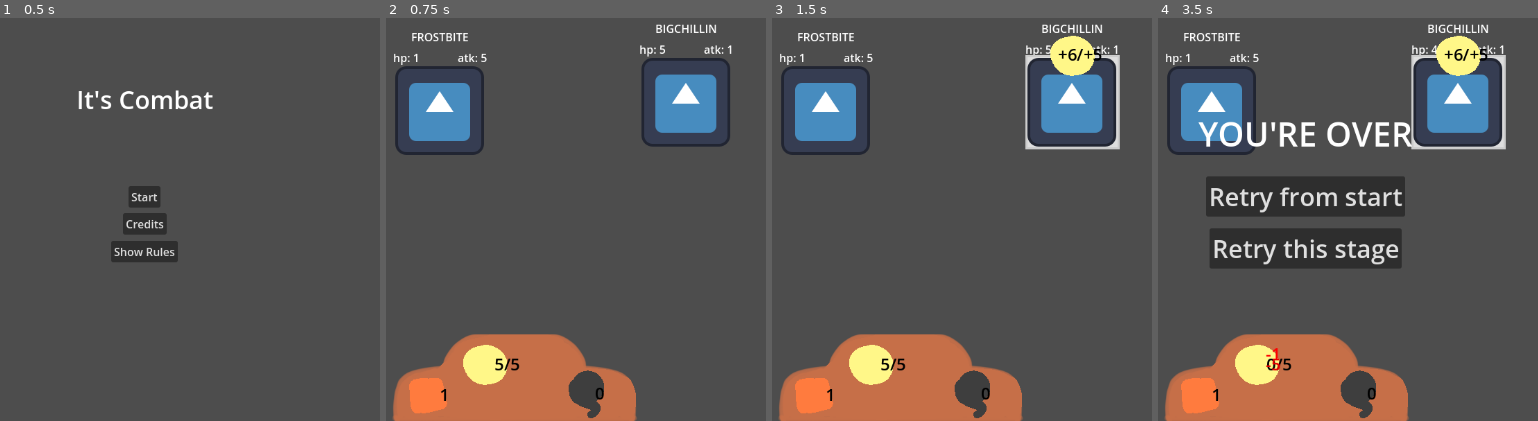
Above: before the commit, frames 1-4 (left to right).
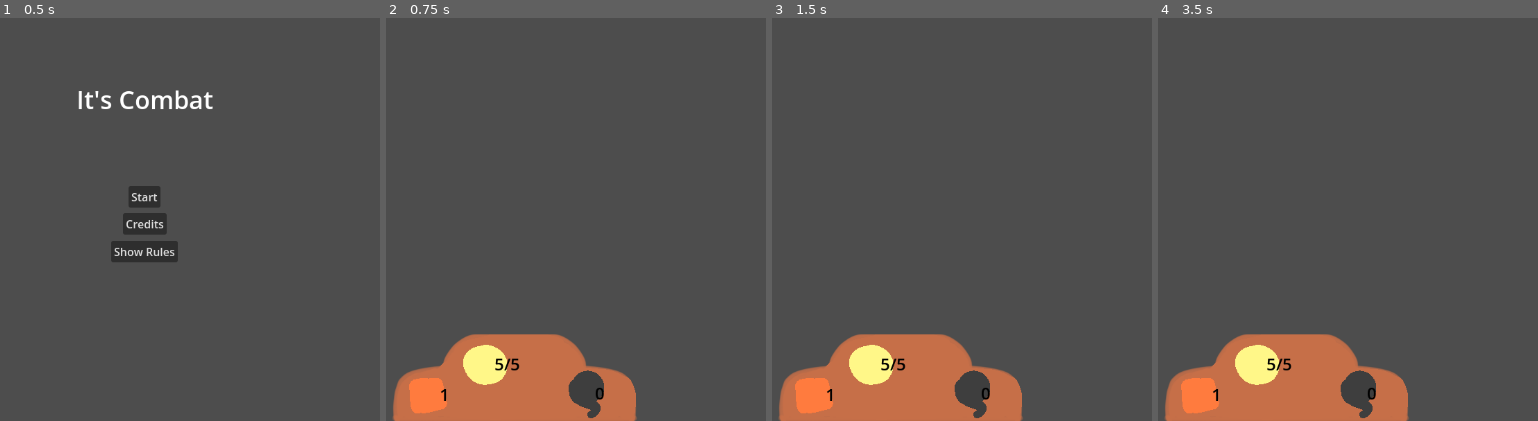
Above: after the commit, the same moments.

Repository: alex-mike-mark-again/godot-combat
Game: Godot game, scene res://main_menu.tscn
Same seed, same stepped clock (60 frames per second), same inputs: the game is played once before the commit and once after it. The engine's default icon, where the game draws it, is replaced by a stand-in: a white triangle on a blue panel in a dark square.
Inputs (mouse positions are in pixels of both pictures, inside the frame that each line leads up to):
- Up to frame 1 (0.5 s): no input
- Up to frame 2 (0.75 s): click "Start" at 0.5 s
- Up to frame 3 (1.5 s): click (1072, 102) at 1.27 s
- Up to frame 4 (3.5 s): click (1458, 102) at 2.02 s; click (1458, 86) at 2.77 s

Frame 1 is identical in both runs. In frame 2, 6.6% of the frame differs, in the area x 2-92%, y 1-34%; in frame 3, 8.2%; in frame 4, 19%, in the area x 2-92%, y 1-88%.
Error after the commit: Attempt to call function 'instantiate' in base 'null instance' on a null instance. (res://battle_manager.gd:84)

Commit message:
adds background to stage 1

Diff:
--- a/troops/stage1b.tscn
+++ b/troops/stage1b.tscn
@@ -1,12 +1,63 @@
-[gd_scene load_steps=3 format=3 uid="uid://5tr7ixvlx0ws"]
+[gd_scene load_steps=11 format=3 uid="uid://5tr7ixvlx0ws"]
 
 [ext_resource type="Script" path="res://troops/troop.gd" id="1_0iy2c"]
+[ext_resource type="PackedScene" uid="uid://cflm1sckvoqrl" path="res://ui/background_layer.tscn" id="2_iyebe"]
 [ext_resource type="PackedScene" uid="uid://d15w3qccq2gc8" path="res://enemies/enemy.tscn" id="2_lx3o8"]
+[ext_resource type="Shader" path="res://ui/background.gdshader" id="3_o8glo"]
+[ext_resource type="Texture2D" uid="uid://ch8dyx6fiqyjh" path="res://sprites/bg_cell_grid.png" id="4_5abss"]
+[ext_resource type="Texture2D" uid="uid://crsqdtsyoglrl" path="res://sprites/bg_windows.png" id="4_eynfx"]
+[ext_resource type="Shader" path="res://ui/zooming.gdshader" id="5_hu13s"]
+
+[sub_resource type="ShaderMaterial" id="ShaderMaterial_dss5q"]
+resource_local_to_scene = true
+shader = ExtResource("3_o8glo")
+shader_parameter/scroll_speed = 0.5
+
+[sub_resource type="ShaderMaterial" id="ShaderMaterial_y4wmp"]
+shader = ExtResource("5_hu13s")
+shader_parameter/u_resolution = Vector2(1152, 648)
+
+[sub_resource type="ShaderMaterial" id="ShaderMaterial_7h1aa"]
+resource_local_to_scene = true
+shader = ExtResource("3_o8glo")
+shader_parameter/scroll_speed = 0.5
 
 [node name="stage1b" type="Control"]
 layout_mode = 3
 anchors_preset = 0
 script = ExtResource("1_0iy2c")
+
+[node name="background" type="Node" parent="."]
+
+[node name="ColorRect" type="ColorRect" parent="background"]
+z_index = -1
+offset_right = 1169.0
+offset_bottom = 657.0
+color = Color(0.32549, 0.360784, 0.662745, 1)
+
+[node name="BackgroundLayer2" parent="background" instance=ExtResource("2_iyebe")]
+material = SubResource("ShaderMaterial_dss5q")
+offset_right = 1148.0
+offset_bottom = 639.0
+texture = ExtResource("4_eynfx")
+scroll_speed = 0.5
+
+[node name="BackgroundLayer" parent="background" instance=ExtResource("2_iyebe")]
+visible = false
+material = SubResource("ShaderMaterial_y4wmp")
+offset_left = 2.0
+offset_top = -1.0
+offset_right = 1153.0
+offset_bottom = 644.0
+texture = ExtResource("4_5abss")
+
+[node name="BackgroundLayer3" parent="background" instance=ExtResource("2_iyebe")]
+modulate = Color(0.321569, 0.34902, 1, 1)
+material = SubResource("ShaderMaterial_7h1aa")
+offset_right = 1165.0
+offset_bottom = 651.0
+texture = ExtResource("4_5abss")
+scroll_speed = -0.1
 
 [node name="enemies" type="Node" parent="."]
 
--- a/troops/stage2b.tscn
+++ b/troops/stage2b.tscn
@@ -28,15 +28,13 @@
 [node name="backgrounds" type="Node" parent="."]
 
 [node name="TextureRect" parent="backgrounds" instance=ExtResource("2_663fn")]
-z_index = -1
-material = SubResource("ShaderMaterial_u2c0e")
+material = SubResource("ShaderMaterial_cuytd")
 offset_right = 1153.0
 offset_bottom = 646.0
 texture = ExtResource("3_y1re3")
 scroll_speed = 0.1
 
 [node name="TextureRect2" parent="backgrounds" instance=ExtResource("2_663fn")]
-z_index = -1
 material = SubResource("ShaderMaterial_0exfn")
 offset_left = 1.0
 offset_top = 3.0
--- /dev/null
+++ b/ui/zooming.gdshader
@@ -0,0 +1,13 @@
+shader_type canvas_item;
+uniform vec2 u_resolution;
+
+void fragment() {
+	vec2 shifteduv = UV;
+	vec2 fcoord = FRAGCOORD.xy+vec2(-u_resolution.x/2.0,-u_resolution.y/2.0);
+	float n_time = TIME*0.0001;
+	vec2 res = SCREEN_PIXEL_SIZE;
+	float dist = distance(normalize(fcoord), u_resolution);
+	shifteduv.x = dist*(abs(sin(n_time))+2.5)*2.0;
+	shifteduv.y = dist*(cos(n_time)+2.5)*1.0;
+	COLOR = texture(TEXTURE, shifteduv);
+}
Binary file added: sprites/bg_cell_grid.png
Not shown, added: sprites/bg_cell_grid.png.import
Binary file added: sprites/bg_windows.png
Not shown, added: sprites/bg_windows.png.import
Not shown: 1 places in troops/stage2b.tscn that only renumber resources
